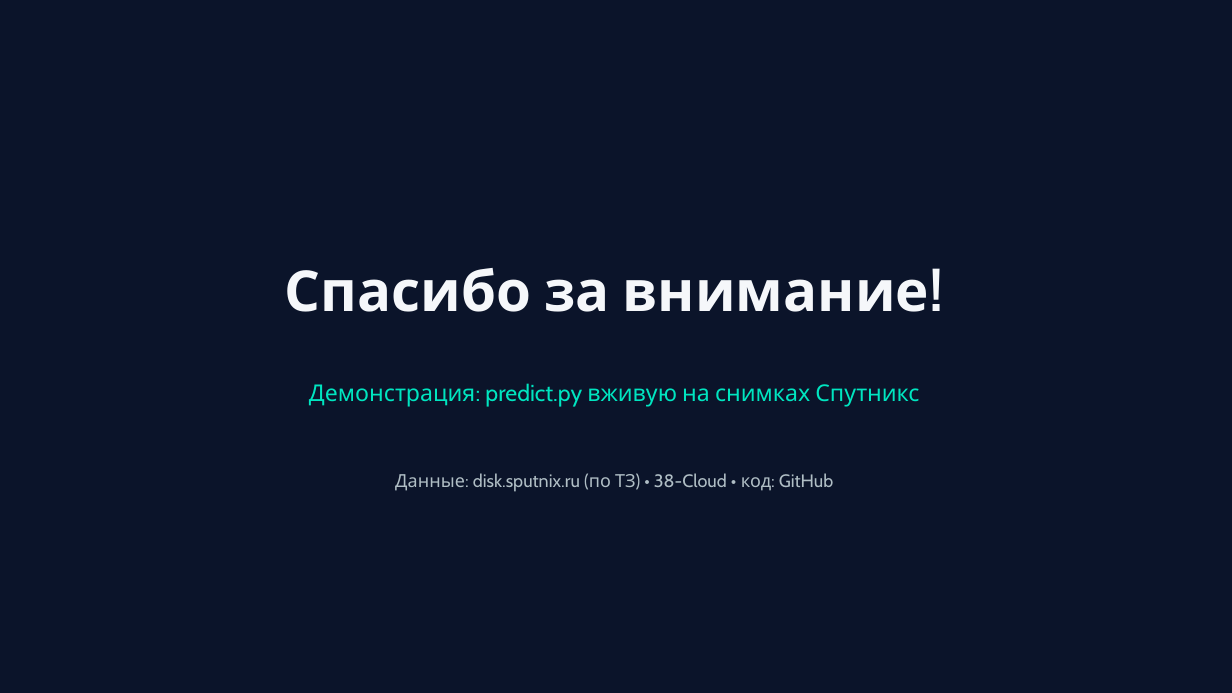
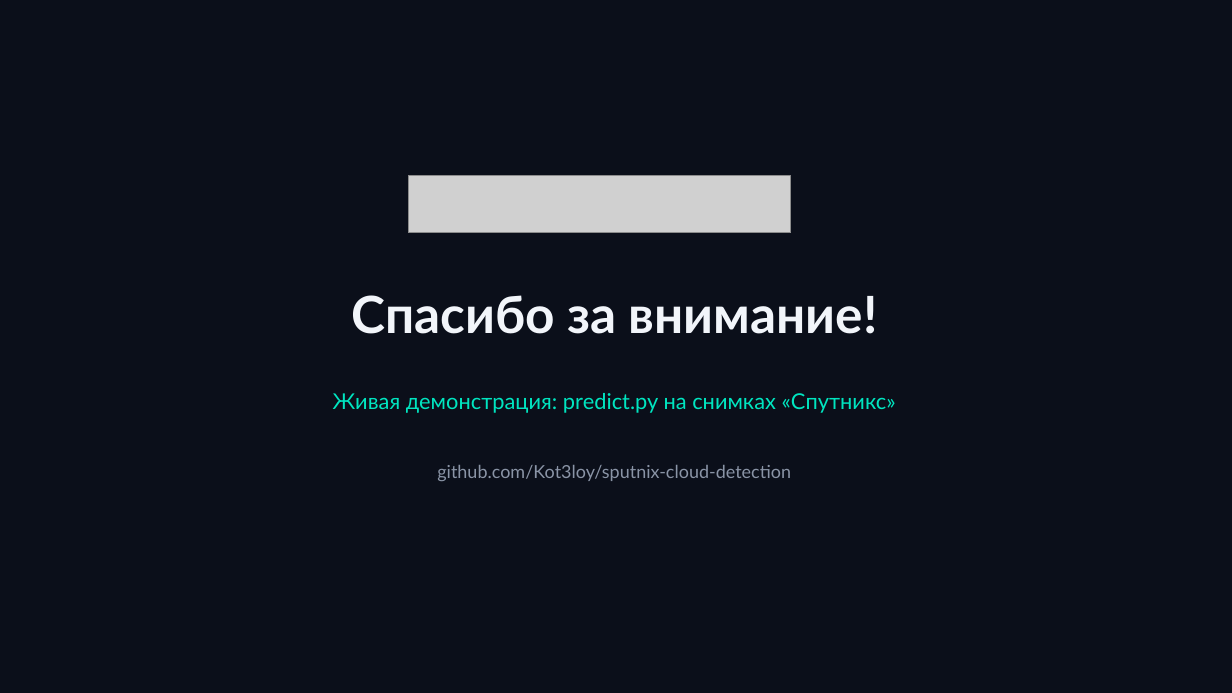
Before and after one commit to Kot3loy/sputnix-cloud-detection, a slide deck: slide 12 of presentation/Sputnix_cloud_detection.pptx. Drawn at 1232x693 pixels with LibreOffice and Linux fonts; fonts in the diff are those of the drawing; grey boxes stand for pictures. Boxes give left, top, right and bottom in pixels: in the first picture for what was removed or moved away, otherwise in the second. Text is boxed around its words. In the diff, an @@ line names an element or a change of style, - is before the commit and + after.

Commit message:
Presentation redesign: real images on every slide, stat chips, footers, clean brand assets

```diff
--- a/presentation/Sputnix_cloud_detection.pptx
+++ b/presentation/Sputnix_cloud_detection.pptx
@@ rectangle at (0,0,1232,693): fill #0B142A to #0B0F1A @@
@@ picture added at (409,176,791,233) @@
@@ text "Спасибо за внимание!": place and size @@
-text "Спасибо за внимание!" at (285,268,929,312)
+text "Спасибо за внимание!" at (351,295,878,334)
@@ text "Спасибо за внимание!" at (351,295,878,334): size 44 to 40 pt, font Cabin to Lato, text colour #F5F7FA to #F2F5FA @@
@@ text at (333,393,896,413): text changed; size 18 to 17 pt; font Cabin to Lato @@
-Демонстрация: predict.py вживую на снимках Спутникс
+Живая демонстрация: predict.py на снимках «Спутникс»
@@ text at (437,465,791,481): text changed; font Cabin to Lato; text colour #B0BEC5 to #8A94A6 @@
-Данные: disk.sputnix.ru (по ТЗ) • 38-Cloud • код: GitHub
+github.com/Kot3loy/sputnix-cloud-detection
```
Also in this commit, not shown: 10 other slides changed, 1 slide added, 1 slide removed, 7 other files.
